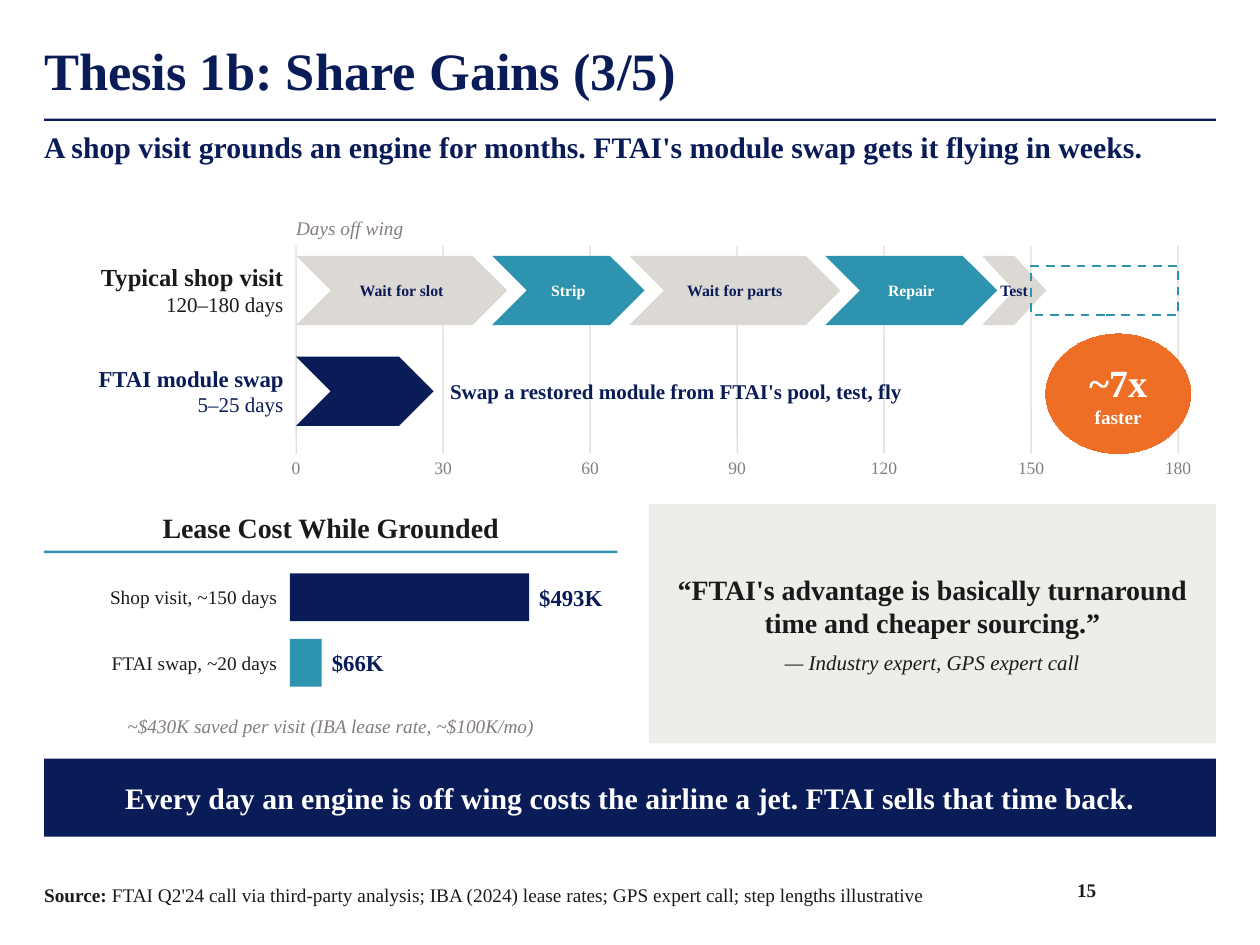
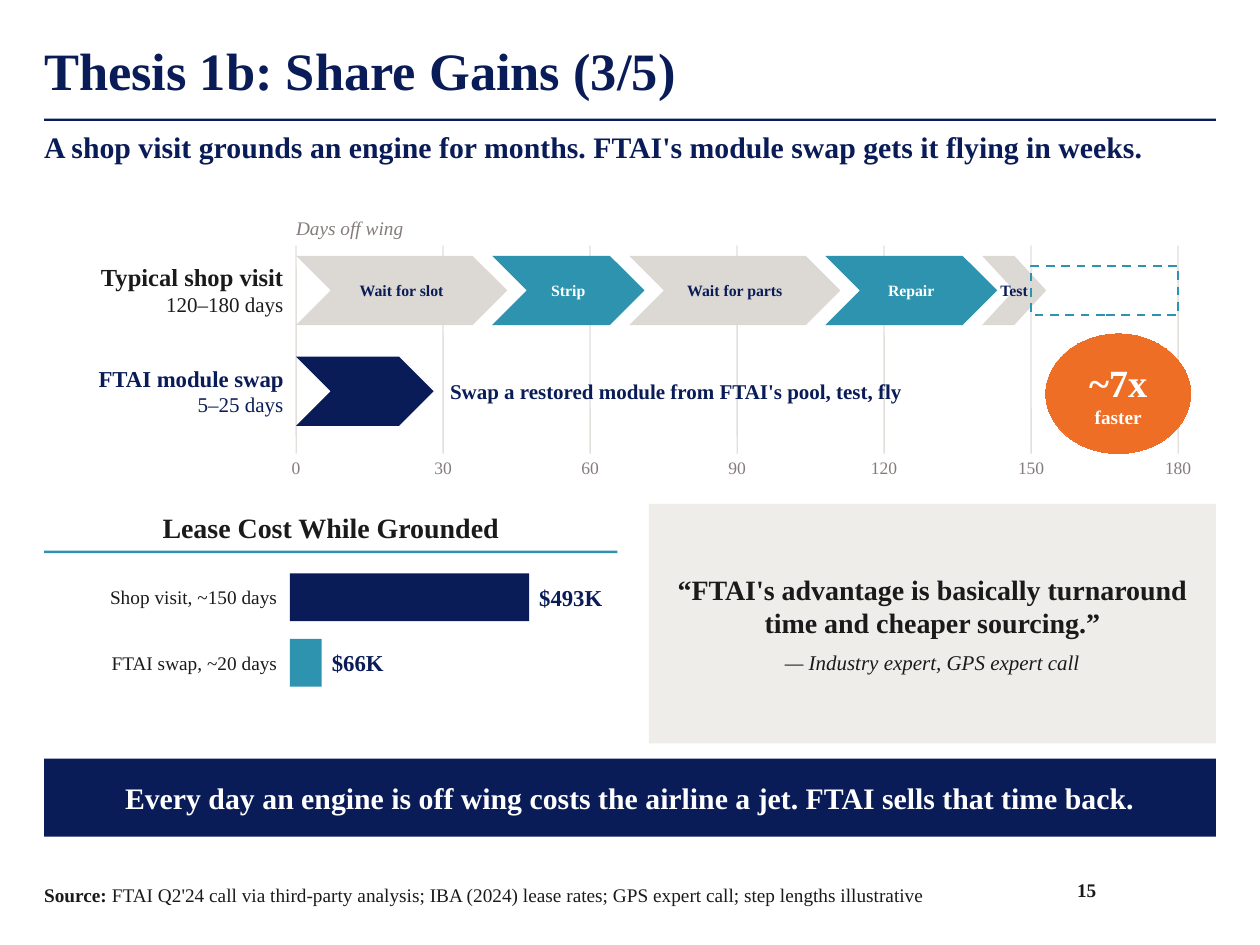
Before and after one commit to maxlsmls-dot/SPOT, a slide deck: slide 15 of deck/FTAI_Long_Pitch.pptx. Drawn at 1260x945 pixels with LibreOffice and Linux fonts; fonts in the diff are those of the drawing; background and template pictures are left out. Boxes give left, top, right and bottom in pixels: in the first picture for what was removed or moved away, otherwise in the second. Text is boxed around its words. In the diff, an @@ line names an element or a change of style, - is before the commit and + after.

```diff
--- a/deck/FTAI_Long_Pitch.pptx
+++ b/deck/FTAI_Long_Pitch.pptx
@@ text removed at (127,719,533,737) @@
-~$430K saved per visit (IBA lease rate, ~$100K/mo)
```
Also in this commit, not shown: 25 other slides changed, 1 other file.
